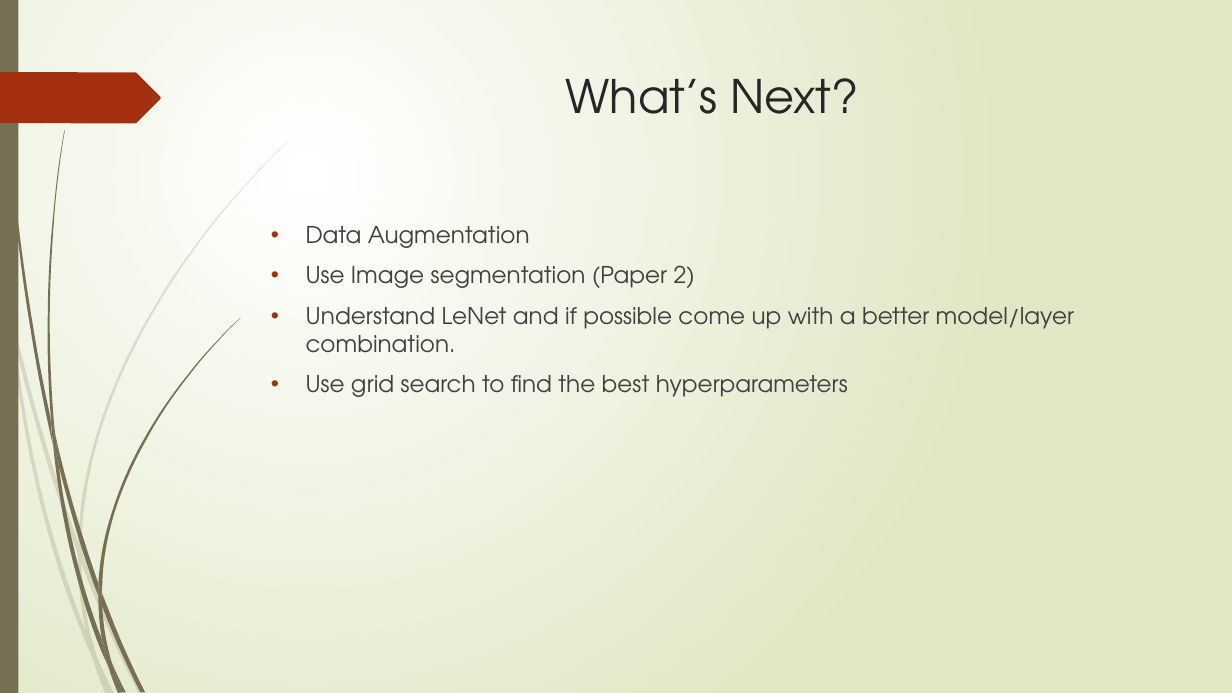
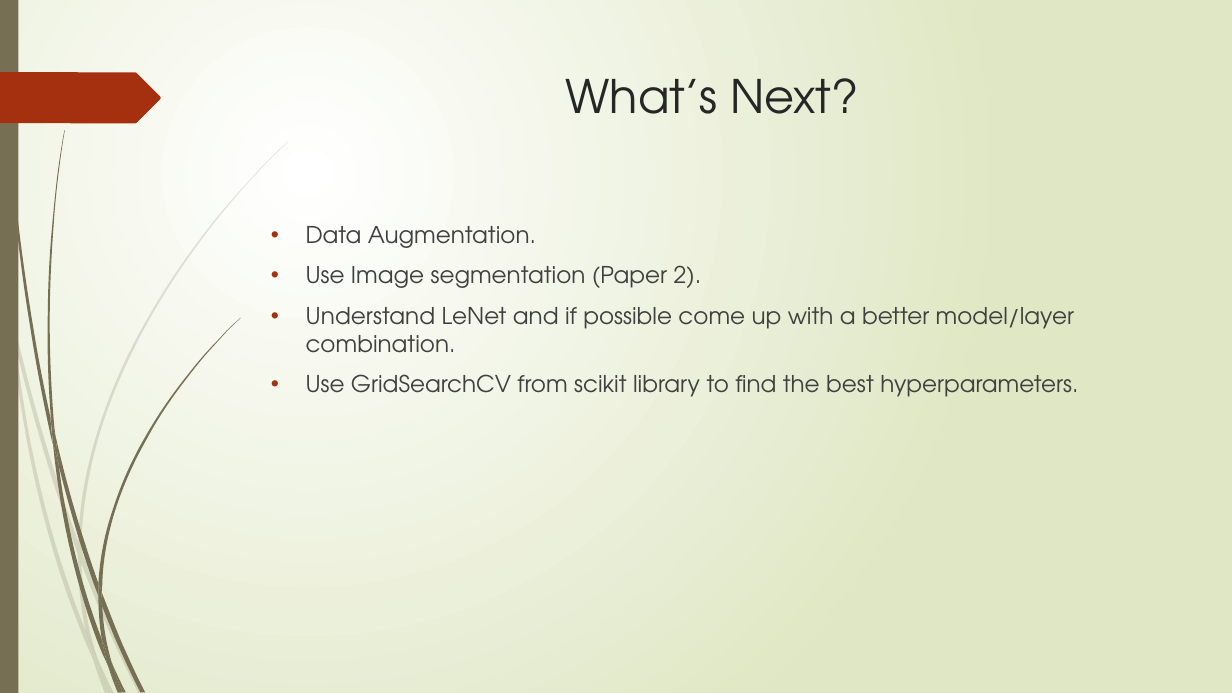
Before and after one commit to ShashankSaumya123/WBC-Classification, a slide deck: slide 10 of Presentation/Project Midway.pptx. Drawn at 1232x693 pixels with LibreOffice and Linux fonts; fonts in the diff are those of the drawing. Boxes give left, top, right and bottom in pixels: in the first picture for what was removed or moved away, otherwise in the second. Text is boxed around its words. In the diff, an @@ line names an element or a change of style, - is before the commit and + after.

Commit message:
Updated presentation

```diff
--- a/Presentation/Project Midway.pptx
+++ b/Presentation/Project Midway.pptx
@@ text at [306,226,702,288]: text changed @@
-• Data Augmentation
-• Use Image segmentation (Paper 2)
+• Data Augmentation.
+• Use Image segmentation (Paper 2).
@@ text at [306,374,1078,397]: text changed @@
-• Use grid search to find the best hyperparameters
+• Use GridSearchCV from scikit library to find the best hyperparameters.
```
Also in this commit, not shown: 1 other slide changed.
